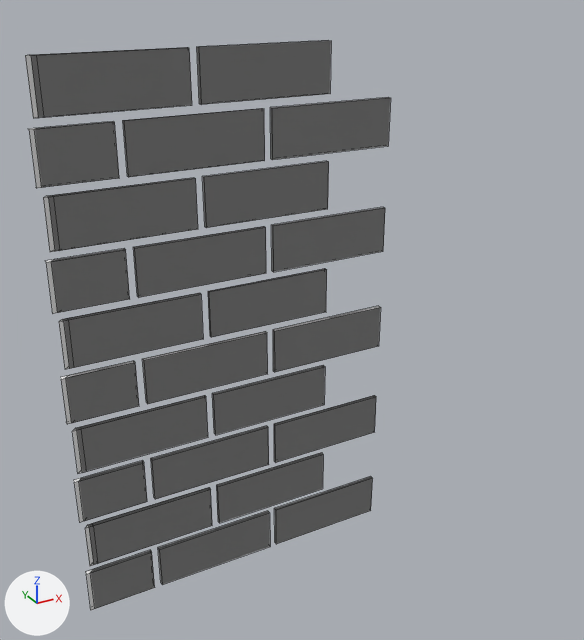
A saved change to the OBJ model data/wall.obj.
One viewpoint serves both versions: a 50 mm lens placed at (-0.241, -0.701, 0.607), pointed at (0.437, 0.533, -0.01). The lights are fixed; the arrows at lower left show +X, +Y and +Z. Mesh edges are drawn as thin lines. Where no turn or scale is listed for an object, it has been applied to the vertices.

Objects in the first picture: 'flat', 'inner', 'outer'.
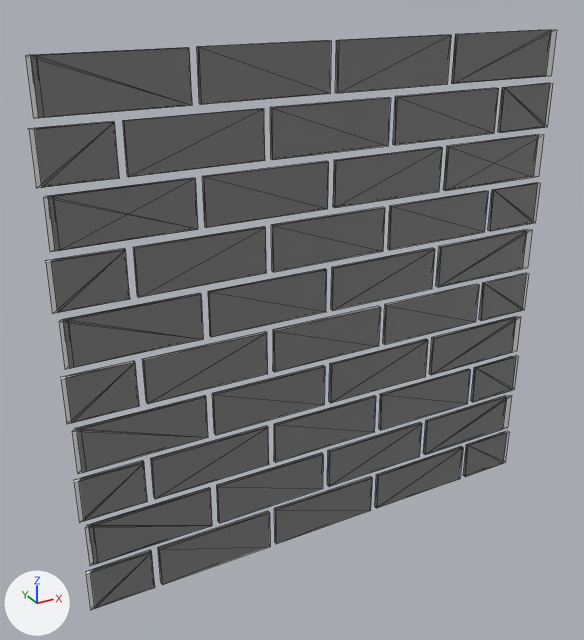
What changed in the scene script:
```text
Add me_outer_right:
    me_outer_right.from_pydata(...)  # 160 vertices, 180 faces; spans x 0.508..1.0, y 0.5..0.508, z -0.493..0.492
Add me_inner_right:
    me_inner_right.from_pydata(...)  # 160 vertices, 190 faces; spans x 0.508..1.008, y 0.5..0.508, z -0.493..0.492
Add ob_outer_right:
    ob_outer_right = bpy.data.objects.new('outer_right', me_outer_right)
    ob_outer_right.location = (0.0, 0.0, 0.0)
Add ob_inner_right:
    ob_inner_right = bpy.data.objects.new('inner_right', me_inner_right)
    ob_inner_right.location = (0.0, 0.0, 0.0)
```

Where the change shows, as pixel boxes (x1, y1, x2, y2) in the pictures (584 x 640 px):
'inner_right', added
    after: (327, 30, 553, 508)
'outer_right', added
    after: (426, 30, 557, 476)
